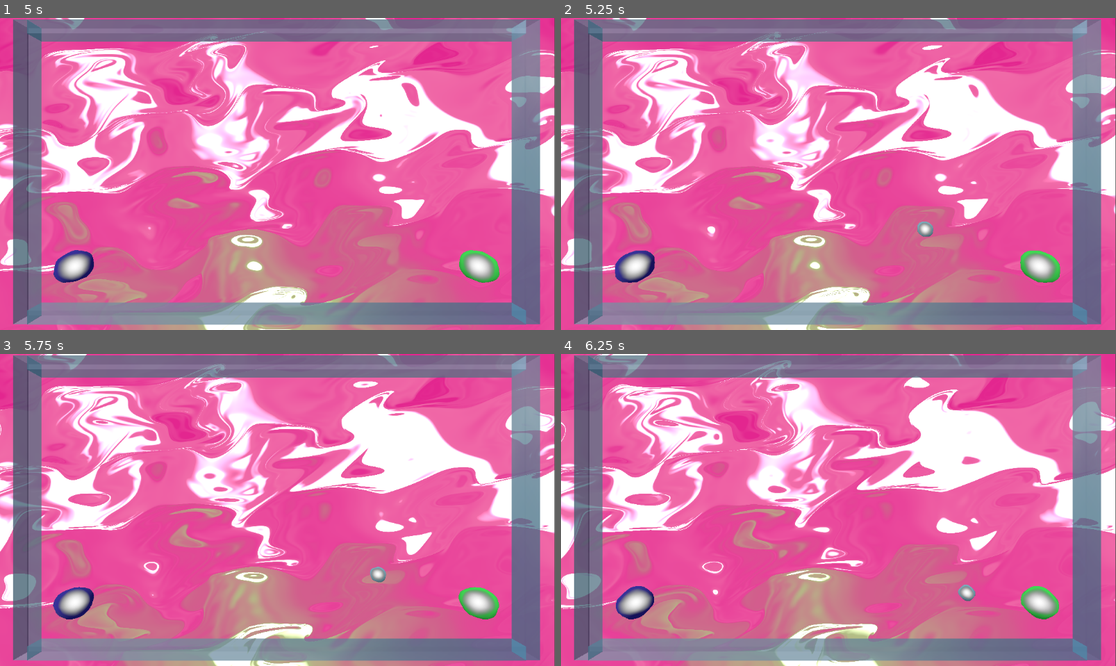
Above: before the commit, frames 1-4 (two rows, left to right).
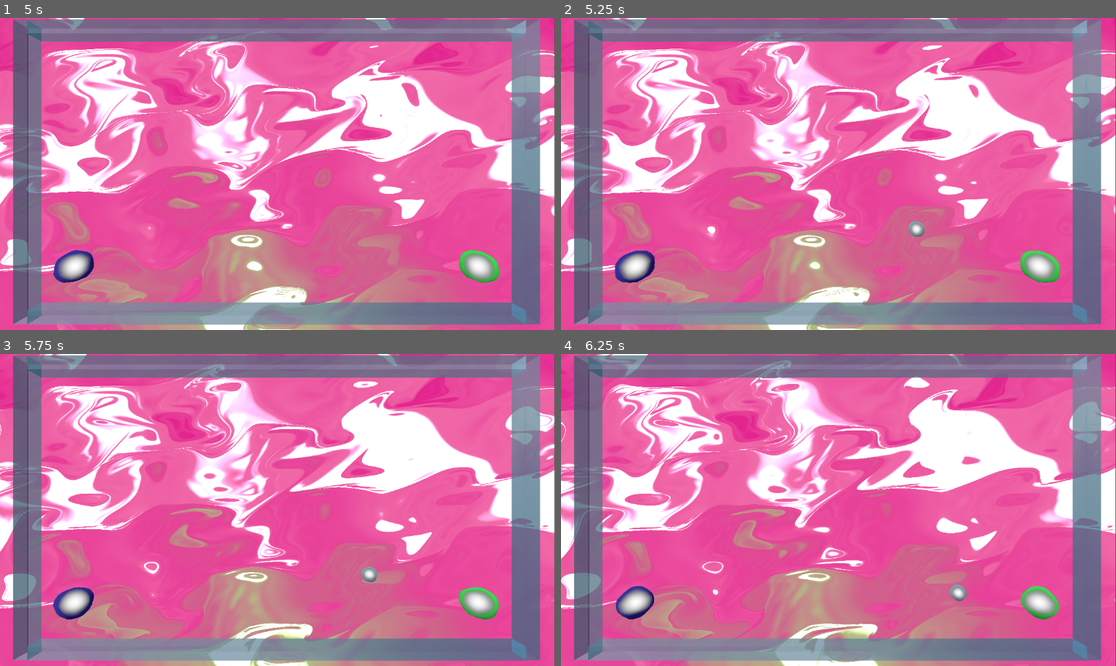
Above: after the commit, the same moments.

Repository: Ultimo-Momento-Responsable/GGJ2025
Game: Godot game, scene res://scenes/viewport.tscn
Same seed, same stepped clock (60 frames per second), same inputs: the game is played once before the commit and once after it.
Inputs:
- Up to frame 1 (5 s): no input
- Up to frame 2 (5.25 s): no input
- Up to frame 3 (5.75 s): no input
- Up to frame 4 (6.25 s): no input

Frame 1 is identical in both runs. In frame 2, 0.2% of the frame differs, in the area x 62-68%, y 65-71%; in frame 3, 0.2%; in frame 4, 0.2%, in the area x 70-75%, y 73-80%.

Commit message:
feat: reducir spawn boosts para que no spawneen fuera

Diff:
--- a/scenes/arena_base.tscn
+++ b/scenes/arena_base.tscn
@@ -1,13 +1,10 @@
 [gd_scene load_steps=8 format=3 uid="uid://b0ka3t3j4dwb1"]
 
 [ext_resource type="PackedScene" uid="uid://d1d5ot126tfxq" path="res://scenes/game_objects/bubble.tscn" id="2_8abf3"]
-[ext_resource type="PackedScene" path="res://scenes/game_objects/sword.tscn" id="2_l5i0h"]
-[ext_resource type="PackedScene" uid="uid://cm6fxhfpgoq7w" path="res://scenes/game_objects/limits.tscn" id="2_r4jfj"]
+[ext_resource type="PackedScene" uid="uid://chwvqg0ld6qj0" path="res://scenes/game_objects/sword.tscn" id="2_l5i0h"]
+[ext_resource type="PackedScene" uid="uid://btutgdslx4cfa" path="res://scenes/game_objects/limits.tscn" id="2_r4jfj"]
 [ext_resource type="Script" path="res://scripts/boosters.gd" id="3_fbx7w"]
 [ext_resource type="PackedScene" path="res://scenes/game_objects/bubbleBoost.tscn" id="3_t5qi0"]
-[ext_resource type="PackedScene" uid="uid://cndcrfwk8px4f" path="res://scenes/game_objects/bubbleBoost.tscn" id="3_t5qi0"]
-[ext_resource type="PackedScene" uid="uid://djh62bi77dfbs" path="res://Assets/3d_models/hand/hand.glb" id="6_7p6p1"]
-[ext_resource type="PackedScene" uid="uid://bppeardc5w1u8" path="res://Assets/3d_models/sword/sword.glb" id="7_tulmf"]
 
 [sub_resource type="Environment" id="Environment_vhovg"]
 background_color = Color(1, 1, 1, 1)
--- a/scripts/boosters.gd
+++ b/scripts/boosters.gd
@@ -15,4 +15,4 @@
 func spawn_object():
 	var new_object = booster.instantiate()
 	add_child(new_object)
-	new_object.global_transform.origin = Vector3(randf_range(-20, 20), randf_range(-10, 10), 0)
+	new_object.global_transform.origin = Vector3(randf_range(-18, 18), randf_range(-10, 10), 0)
Not shown: 1 places in scenes/game_objects/limits.tscn that only renumber resources
